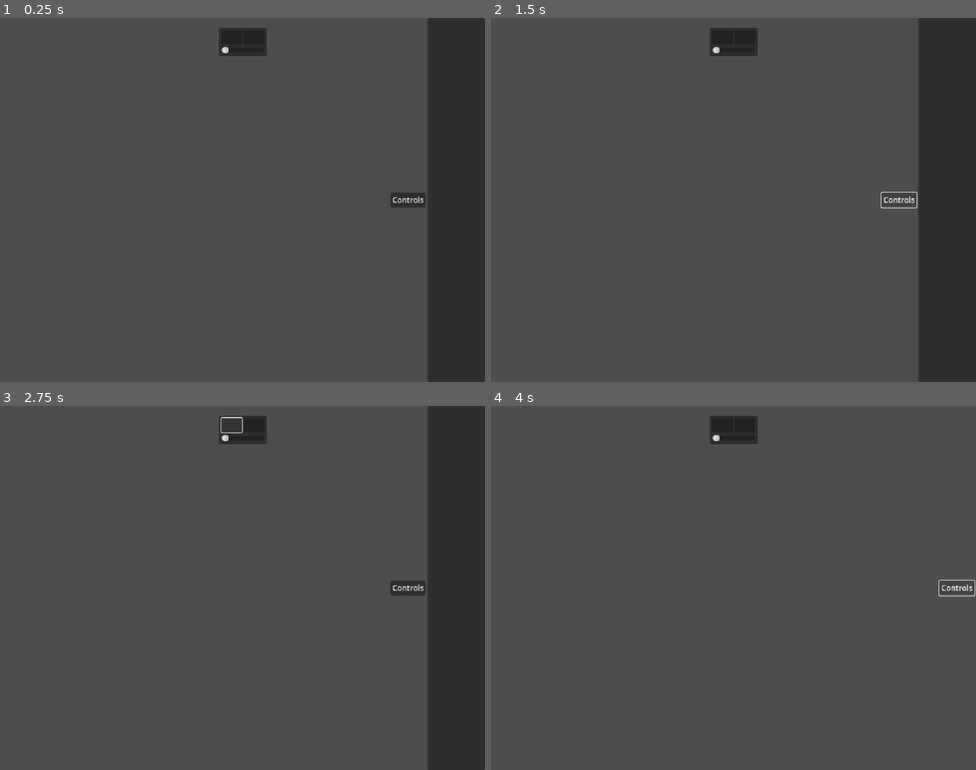
Above: before the commit, frames 1-4 (two rows, left to right).
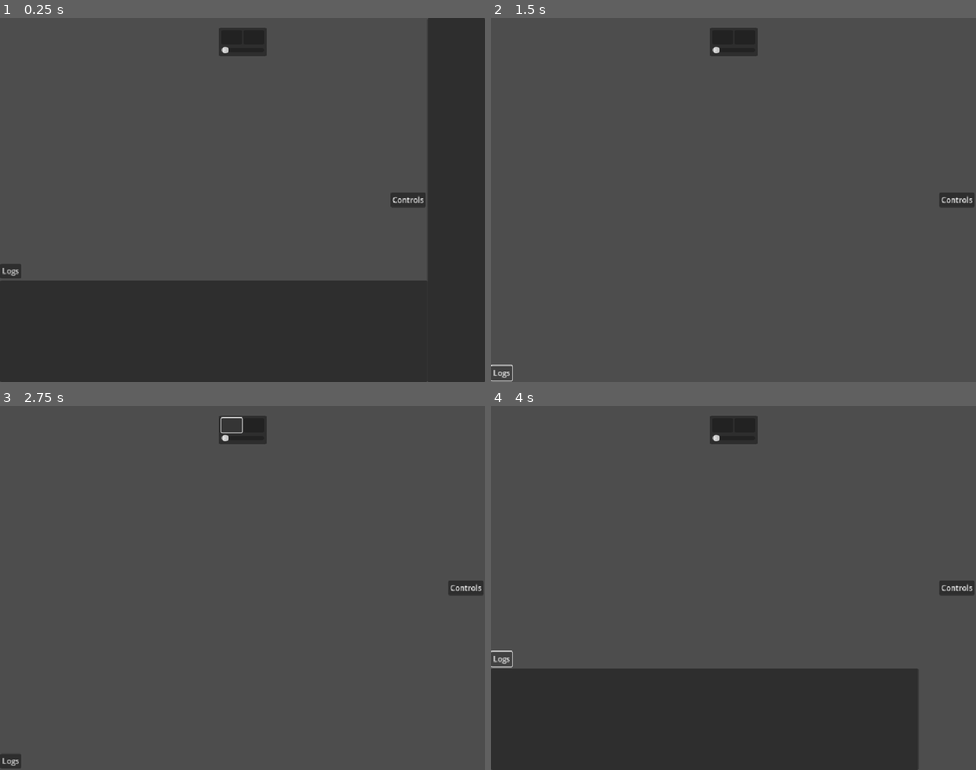
Above: after the commit, the same moments.

Repository: RajwolChapagain/Genetic-Flappy-Bird
Game: Godot game, scene res://scenes/ui.tscn
The game is run twice, just before and just after one commit, with the same random seed, the same clock (stepped at 60 frames per second) and the same inputs. This scene is started directly instead of the project's main scene.
Inputs (mouse positions are in pixels of both pictures, inside the frame that each line leads up to):
- Up to frame 1 (0.25 s): no input
- Up to frame 2 (1.5 s): click "Controls" at 0.5 s; click "Controls" (after the commit: "Logs") at 1.25 s
- Up to frame 3 (2.75 s): click (232, 424) at 2 s
- Up to frame 4 (4 s): click (723, 424) at 2.75 s; click "Controls" (after the commit: "Logs") at 3.5 s

The runs differ from the first frame. In frame 1, 25% of the frame differs, in the area x 0-88%, y 67-100%; in frame 2, 12%; in frame 3, 12%; in frame 4, 25%, in the area x 0-100%, y 47-100%.

Commit message:
Add log dock

Diff:
--- a/scenes/ui.tscn
+++ b/scenes/ui.tscn
@@ -1,6 +1,7 @@
-[gd_scene load_steps=2 format=3 uid="uid://3de41qa61pva"]
+[gd_scene load_steps=3 format=3 uid="uid://3de41qa61pva"]
 
 [ext_resource type="PackedScene" uid="uid://w5sw4x4mu7eq" path="res://scenes/h_expandable_dock.tscn" id="1_nt7q6"]
+[ext_resource type="PackedScene" uid="uid://dc2nob4gwua7v" path="res://scenes/v_expandable_dock.tscn" id="2_x4jx1"]
 
 [node name="UI" type="Control"]
 layout_mode = 3
@@ -60,3 +61,8 @@
 
 [node name="ControlDock" parent="." instance=ExtResource("1_nt7q6")]
 layout_mode = 1
+
+[node name="VExpandableDock" parent="." instance=ExtResource("2_x4jx1")]
+layout_mode = 1
+offset_top = -250.0
+offset_right = -122.0
--- /dev/null
+++ b/scenes/v_expandable_dock.tscn
@@ -0,0 +1,35 @@
+[gd_scene load_steps=2 format=3 uid="uid://dc2nob4gwua7v"]
+
+[ext_resource type="Script" uid="uid://cxphcpomcf15t" path="res://scripts/v_expandable_dock.gd" id="1_muemm"]
+
+[node name="VExpandableDock" type="Control"]
+custom_minimum_size = Vector2(0, 250)
+layout_mode = 3
+anchors_preset = 12
+anchor_top = 1.0
+anchor_right = 1.0
+anchor_bottom = 1.0
+grow_horizontal = 2
+grow_vertical = 0
+script = ExtResource("1_muemm")
+expanded = true
+
+[node name="Items" type="VBoxContainer" parent="."]
+unique_name_in_owner = true
+layout_mode = 1
+anchors_preset = 15
+anchor_right = 1.0
+anchor_bottom = 1.0
+grow_horizontal = 2
+grow_vertical = 2
+
+[node name="Button" type="Button" parent="Items"]
+layout_mode = 2
+size_flags_horizontal = 0
+text = "Logs"
+
+[node name="Panel" type="Panel" parent="Items"]
+layout_mode = 2
+size_flags_vertical = 3
+
+[connection signal="pressed" from="Items/Button" to="." method="_on_button_pressed"]
--- /dev/null
+++ b/scripts/v_expandable_dock.gd
@@ -0,0 +1,27 @@
+extends Control
+
+@export var expanded: bool
+
+@onready var EXPANDED_POSITION: Vector2
+@onready var SLIDE_VECTOR: Vector2
+
+func _ready() -> void:
+	# Defer the call because things like %Items.size will return 0
+	# 	since control sizes are determined after _ready
+	call_deferred("initialize_layout")
+
+func initialize_layout() -> void:
+	SLIDE_VECTOR = Vector2.UP * %Items/Panel.size
+
+	if expanded:
+		EXPANDED_POSITION = %Items.position
+	else:
+		EXPANDED_POSITION = %Items.position + SLIDE_VECTOR
+
+func _on_button_pressed() -> void:
+	if not expanded:
+		%Items.position = EXPANDED_POSITION
+		expanded = true
+	else:
+		%Items.position -= SLIDE_VECTOR
+		expanded = false
Not shown, added: scripts/v_expandable_dock.gd.uid
